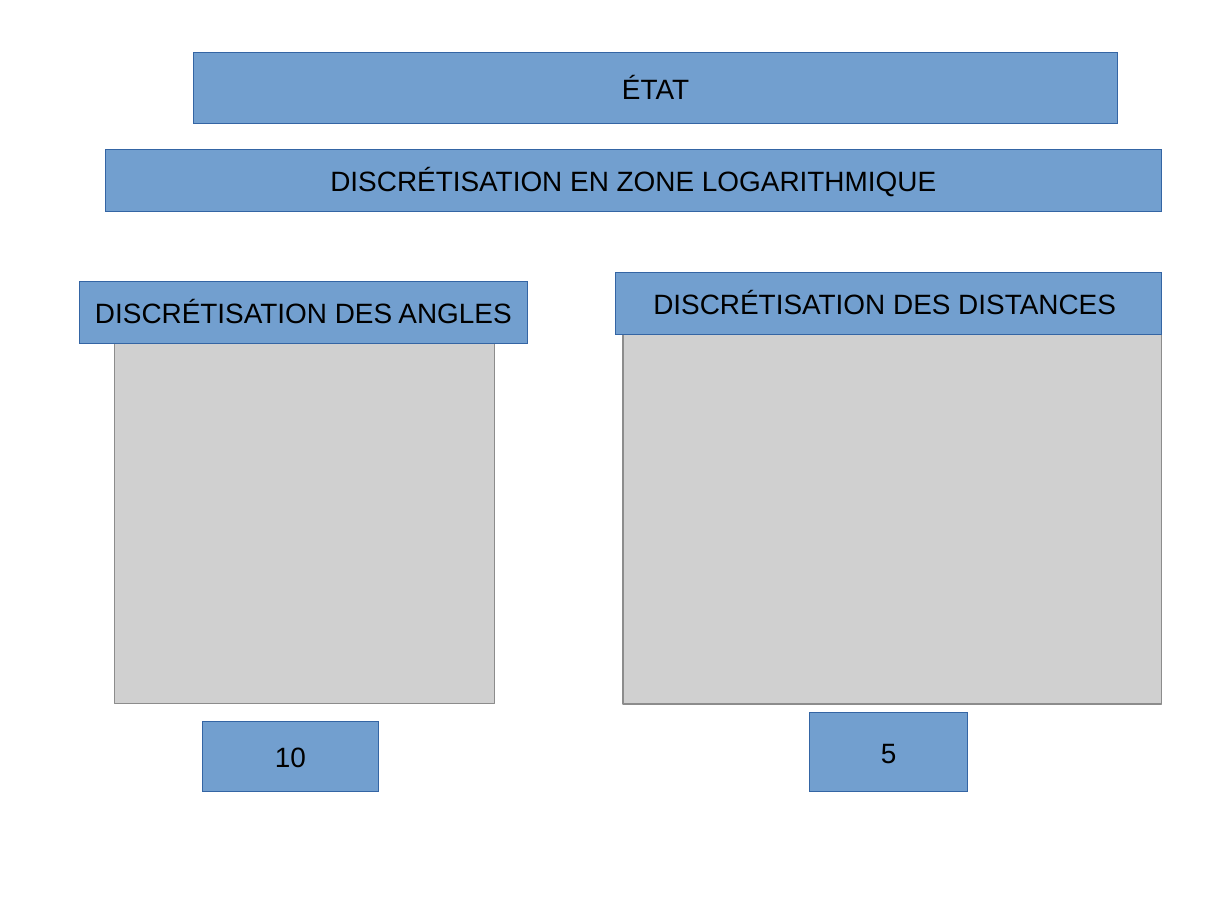
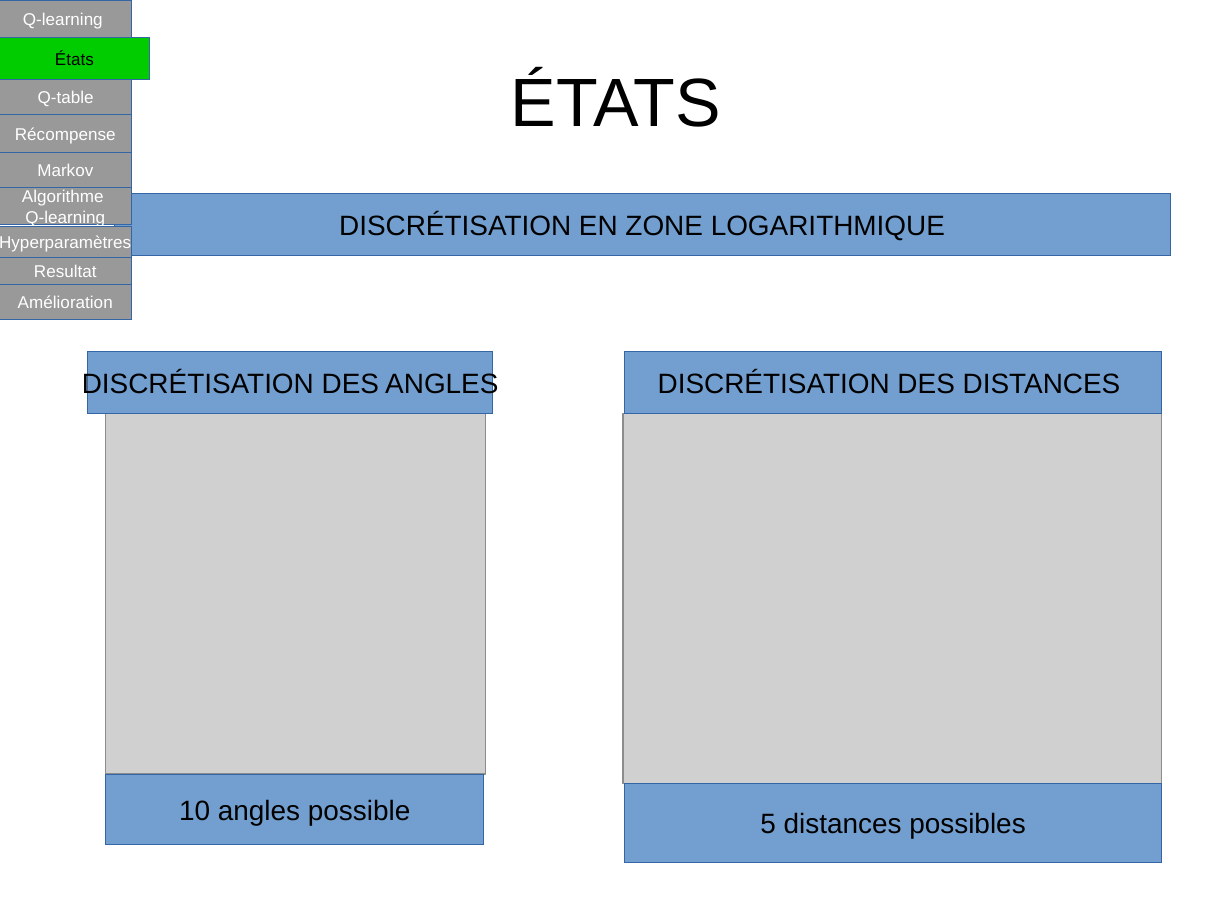
Before and after one commit to pfpimenta/projet_majeure, a slide deck: slide 8 of Presentation.odp. Drawn at 1232x924 pixels with LibreOffice and Linux fonts; fonts in the diff are those of the drawing; grey boxes stand for pictures. Boxes give left, top, right and bottom in pixels: in the first picture for what was removed or moved away, otherwise in the second. Text is boxed around its words. In the diff, an @@ line names an element or a change of style, - is before the commit and + after.

```diff
--- a/Presentation.odp
+++ b/Presentation.odp
@@ rectangle added at box(0, 0, 131, 38), fill #999999, outline #3465A4 0 pt, 11 pt, text #FFFFFF @@
+Q-learning
@@ rectangle added at box(0, 38, 150, 79), fill #00CC00, outline #3465A4 0 pt, 11 pt, text #000000 @@
+États
@@ rectangle removed at box(193, 53, 1118, 123) @@
-ÉTAT
@@ rectangle added at box(0, 79, 132, 114), fill #999999, outline #3465A4 0 pt, 11 pt, text #FFFFFF @@
+Q-table
@@ title added at box(511, 71, 721, 127), 44 pt, text #000000 @@
+ÉTATS
@@ rectangle added at box(0, 114, 131, 152), fill #999999, outline #3465A4 0 pt, 11 pt, text #FFFFFF @@
+Récompense
@@ rectangle added at box(0, 152, 131, 187), fill #999999, outline #3465A4 0 pt, 11 pt, text #FFFFFF @@
+Markov
@@ rectangle added at box(0, 188, 131, 226), fill #999999, outline #3465A4 0 pt, 11 pt, text #FFFFFF @@
+Algorithme
+Q-learning
@@ rectangle "DISCRÉTISATION EN ZONE LOGARITHMIQUE": place and size @@
-rectangle "DISCRÉTISATION EN ZONE LOGARITHMIQUE" at box(105, 150, 1162, 211)
+rectangle "DISCRÉTISATION EN ZONE LOGARITHMIQUE" at box(114, 193, 1171, 255)
@@ rectangle added at box(0, 226, 131, 257), fill #999999, outline #3465A4 0 pt, 11 pt, text #FFFFFF @@
+Hyperparamètres
@@ rectangle added at box(0, 258, 131, 285), fill #999999, outline #3465A4 0 pt, 11 pt, text #FFFFFF @@
+Resultat
@@ rectangle added at box(0, 284, 131, 319), fill #999999, outline #3465A4 0 pt, 11 pt, text #FFFFFF @@
+Amélioration
@@ rectangle "DISCRÉTISATION DES ANGLES": place and size @@
-rectangle "DISCRÉTISATION DES ANGLES" at box(79, 282, 529, 343)
+rectangle "DISCRÉTISATION DES ANGLES" at box(88, 352, 493, 414)
@@ rectangle "DISCRÉTISATION DES DISTANCES": place and size @@
-rectangle "DISCRÉTISATION DES DISTANCES" at box(616, 273, 1162, 334)
+rectangle "DISCRÉTISATION DES DISTANCES" at box(625, 352, 1162, 414)
@@ picture: place and size @@
-picture at box(114, 343, 494, 703)
+picture at box(105, 414, 485, 774)
@@ picture: place and size @@
-picture at box(624, 334, 1163, 704)
+picture at box(624, 414, 1163, 784)
@@ rectangle "10 angles possible": place and size @@
-rectangle "10 angles possible" at box(202, 722, 378, 793)
+rectangle "10 angles possible" at box(105, 775, 484, 845)
@@ text in rectangle at box(179, 799, 410, 825): text changed @@
-10
+10 angles possible
@@ rectangle "5 distances possibles": place and size @@
-rectangle "5 distances possibles" at box(809, 713, 968, 793)
+rectangle "5 distances possibles" at box(625, 784, 1162, 863)
@@ text in rectangle at box(760, 812, 1025, 839): text changed @@
-5
+5 distances possibles
```
Also in this commit, not shown: 15 other slides changed, 1 slide added, 1 slide removed.
